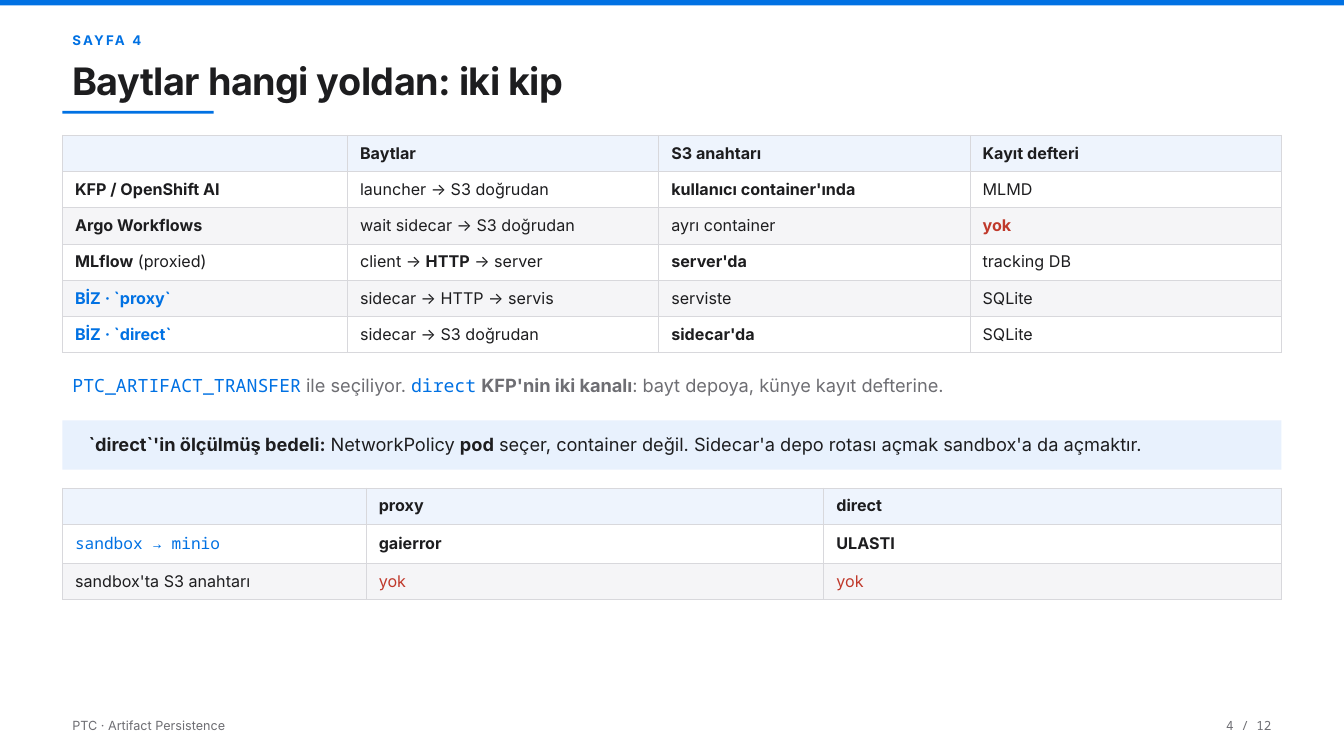
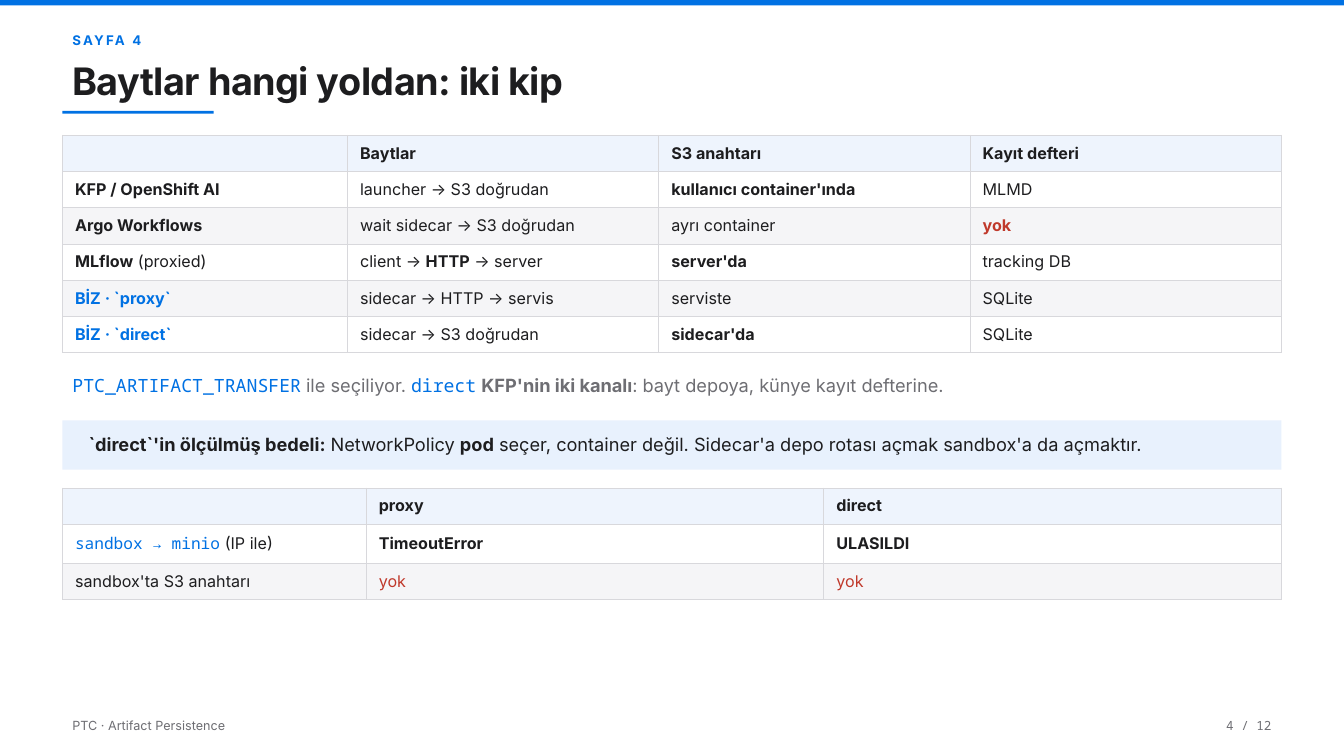
Before and after one commit to AltanReisoglu/Data-Science-Reports, a slide deck: slide 6 of ptc_art/PTC_Sunum_Karsilastirma.pptx. Drawn at 1344x756 pixels with LibreOffice and Linux fonts; fonts in the diff are those of the drawing. Boxes give left, top, right and bottom in pixels: in the first picture for what was removed or moved away, otherwise in the second. Text is boxed around its words. In the diff, an @@ line names an element or a change of style, - is before the commit and + after.

```diff
--- a/ptc_art/PTC_Sunum_Karsilastirma.pptx
+++ b/ptc_art/PTC_Sunum_Karsilastirma.pptx
@@ table at <box>63,488,1281,594</box> @@
-row 2: sandbox → minio | gaierror | ULASTI
+row 2: sandbox → minio (IP ile) | TimeoutError | ULASILDI
```
Also in this commit, not shown: 1 other slide changed, 3 other files.
